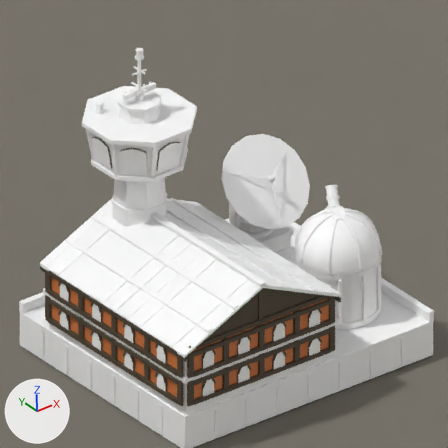
One commit to the Blender file src/DeepFrontier/Art/Source/MissionControl-ReferenceStudy.blend: the scene before it, then after it.
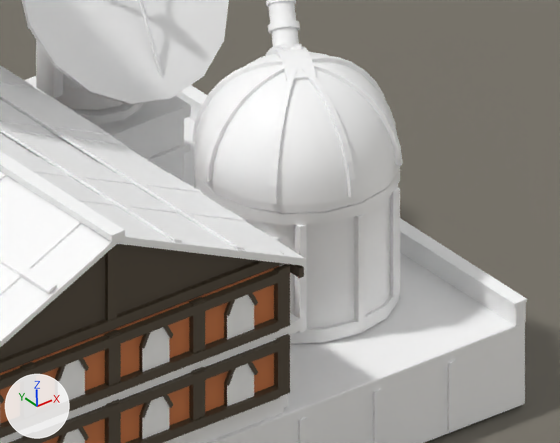
The first picture shows the older version from the file's camera 'Camera'. The close-ups show the older and then the newer version on the part from 48% to 100% of the width and 42% to 83% of the height of that picture. Only the edits that show in the close-ups are written down. Arrows for +X, +Y and +Z are at lower left; the lights stay in place.

Objects in the first close-up: 'MissionControl.Architecture', 'MissionControl.Dish', 'MissionControl.DishTurret', 'MissionControl.ObservatoryDome', 'Plane'.
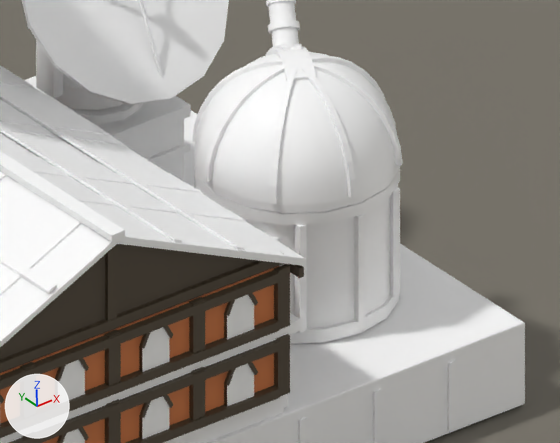
What differs and where, as boxes (x1, y1, x2, y2) in the close-ups (560 x 443 px):
'MissionControl.Architecture', reshaped
    before: (0, 65, 527, 443)
    after: (0, 65, 525, 443)
part 1 of me_missioncontrol_architecture, deleted
    before: (176, 93, 526, 326)
part 2 of me_missioncontrol_architecture, deleted
    before: (179, 85, 527, 307)

The change in detail:
me_missioncontrol_architecture is used by ob_missioncontrol_architecture; location (0.0, 0.0, 0.0).
me_missioncontrol_architecture had 6617 vertices, 3462 faces and spanned x -8.1..0.03, y -7.1..0.1, z 0.0..8.62.
me_missioncontrol_architecture now has 6585 vertices, 3438 faces and spans x -8.1..0.03, y -7.1..0.1, z 0.0..8.62.
me_missioncontrol_architecture part 1: the loose piece of 8 vertices spanning x -0.13..0.0, y -7.0..-0.28, z 1.0..1.24 is deleted.
me_missioncontrol_architecture part 2: the loose piece of 8 vertices spanning x -0.15..0.02, y -7.0..-0.3, z 1.24..1.28 is deleted.
Other edits to the shape of me_missioncontrol_architecture do not show in these pictures.
